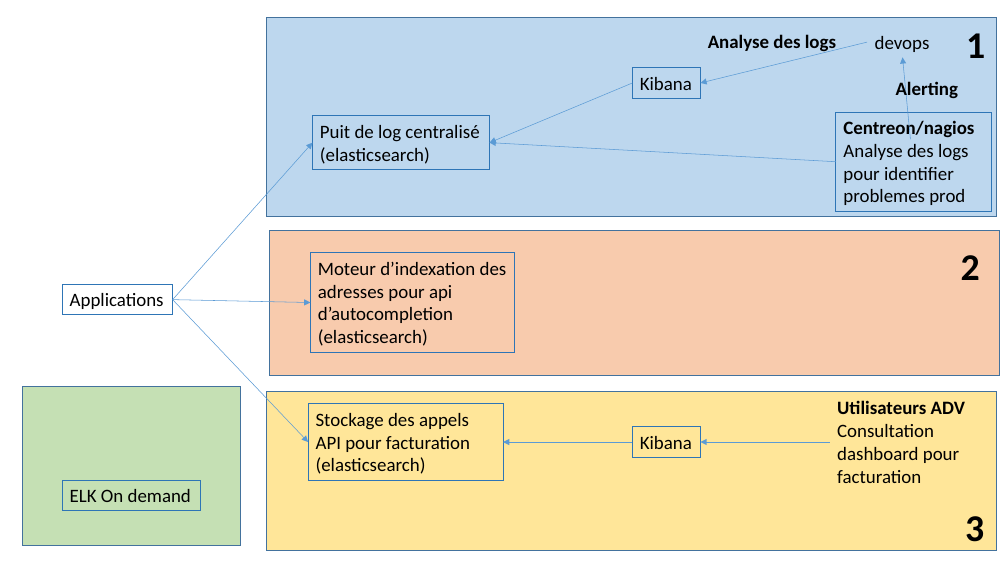
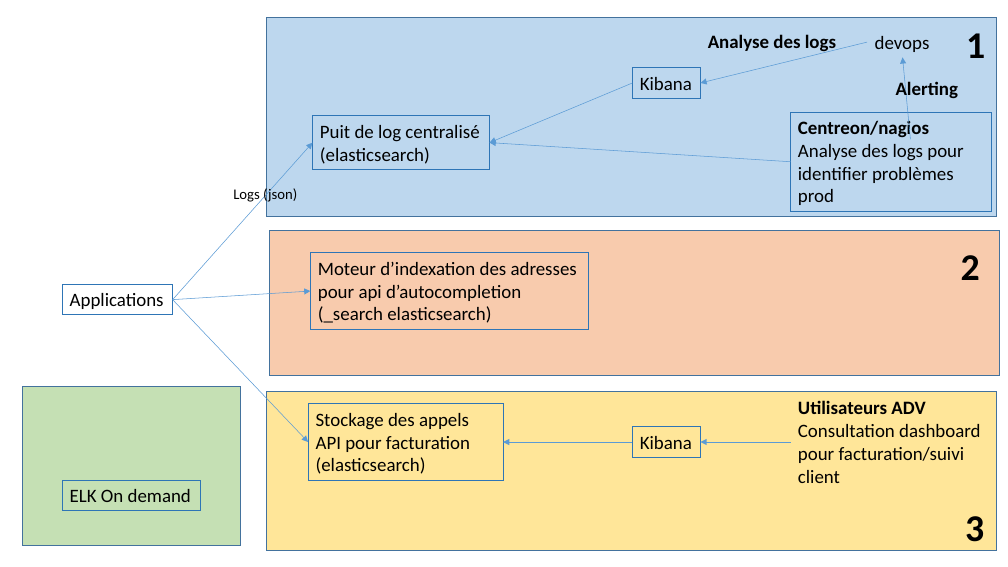
Before and after one commit to clodio/simplon-elasticsearch, a slide deck: slide 2 of Utilisation ELK sur services adresses et DSI BSCC.pptx. Drawn at 1008x567 pixels with LibreOffice and Linux fonts; fonts in the diff are those of the drawing. Boxes give left, top, right and bottom in pixels: in the first picture for what was removed or moved away, otherwise in the second. Text is boxed around its words. In the diff, an @@ line names an element or a change of style, - is before the commit and + after.

```diff
--- a/Utilisation ELK sur services adresses et DSI BSCC.pptx
+++ b/Utilisation ELK sur services adresses et DSI BSCC.pptx
@@ rectangle "Centreon/nagios": place and size @@
-rectangle "Centreon/nagios" at box(836, 112, 991, 211)
+rectangle "Centreon/nagios" at box(791, 112, 991, 211)
@@ arrow moved from (836, 162) - (490, 143) to (791, 162) - (490, 143) @@
@@ text in rectangle at box(798, 144, 963, 205): text changed @@
-Analyse des logs pour identifier problemes prod
+Analyse des logs pour identifier problèmes prod
@@ text added at box(233, 187, 297, 204), 14 pt, text #000000 @@
+Logs (json)
@@ rectangle "Moteur d’indexation des adresses pour ...": place and size @@
-rectangle "Moteur d’indexation des adresses pour ..." at box(311, 253, 515, 352)
+rectangle "Moteur d’indexation des adresses pour ..." at box(311, 253, 589, 330)
@@ text in rectangle at box(318, 262, 577, 323): text changed @@
-Moteur d’indexation des adresses pour api d’autocompletion
-(elasticsearch)
+Moteur d’indexation des adresses pour api d’autocompletion (_search elasticsearch)
@@ arrow moved from (172, 299) - (311, 302) to (172, 299) - (311, 291) @@
@@ text "Utilisateurs ADV": place and size @@
-text "Utilisateurs ADV" at box(837, 400, 965, 483)
+text "Utilisateurs ADV" at box(798, 400, 980, 483)
@@ arrow moved from (830, 442) - (700, 442) to (791, 442) - (700, 442) @@
@@ text at box(798, 424, 980, 483): text changed @@
-Consultation dashboard pour facturation
+Consultation dashboard pour facturation/suivi client
```
Also in this commit, not shown: 4 other files.
